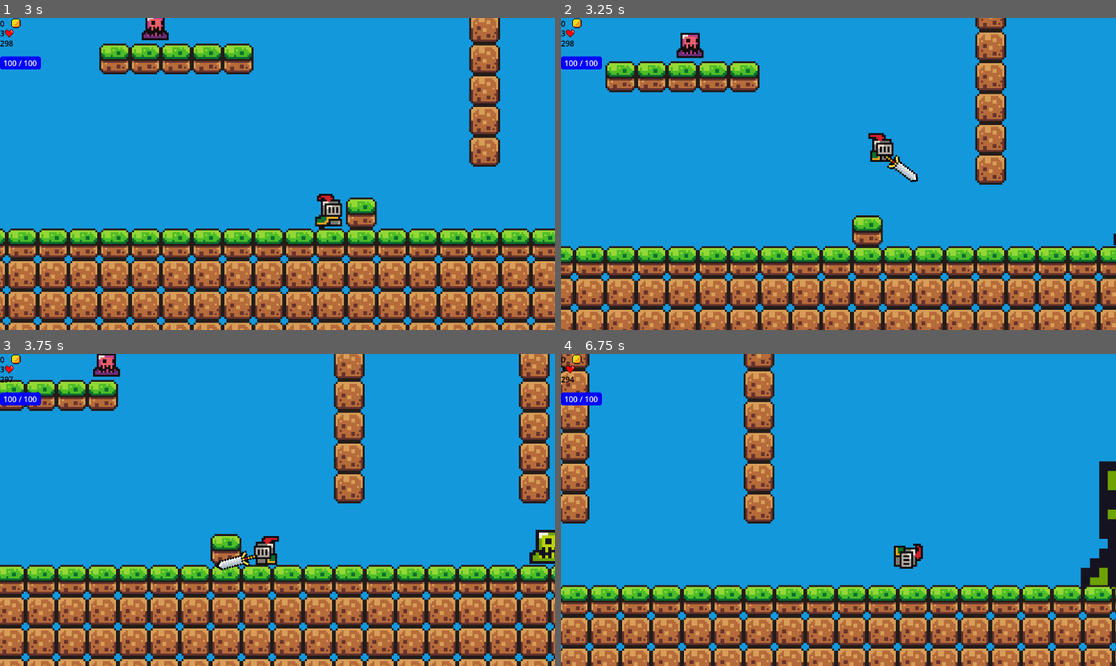
Above: before the commit, frames 1-4 (two rows, left to right).
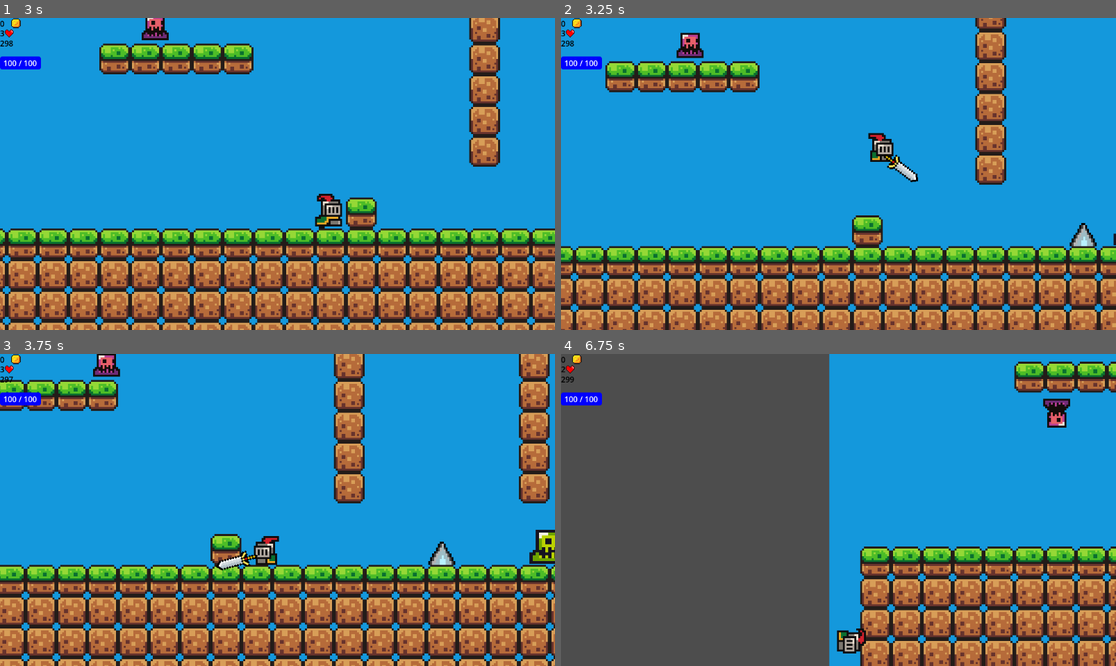
Above: after the commit, the same moments.

Repository: lolhx/Goddot-game
Game: Godot game, scene res://scene/start.tscn
Two runs of this game, one before a commit and one after it. Both use one fixed random seed, a clock stepped at 60 frames per second and the inputs below. Sound files missing from this copy of the repository are replaced by a short silence.
Inputs (mouse positions are in pixels of both pictures, inside the frame that each line leads up to):
- Up to frame 1 (3 s): click "Start" at 0.5 s; click "Test" at 1.25 s; move the mouse to (399, 158) at 2.02 s; hold D (right) from 2.03 s (still down); click (399, 158) at 2.1 s; tap Space (jump) at 2.27 s; tap F (dash) at 2.3, 2.85 s; move the mouse to (166, 189) at 2.77 s
- Up to frame 2 (3.25 s): keep holding D (right); tap Space (jump) at 3.02 s; click (727, 189) at 3.05 s
- Up to frame 3 (3.75 s): move the mouse to (333, 441) at 3.52 s; release D (right) at 3.53 s; hold A (left) from 3.53 s (still down); click (333, 441) at 3.6 s
- Up to frame 4 (6.75 s): tap F (dash) at 3.8, 4.35, 5.3, 6.6 s; move the mouse to (810, 572) at 4.27 s; release A (left) at 4.28 s; hold D (right) 4.28-5.78 s; tap Space (jump) at 4.52, 5.27, 6.02 s; click (810, 572) at 4.55 s; move the mouse to (1005, 556) at 5.02 s; tap J (fire) at 5.1 s; move the mouse to (672, 463) at 5.77 s; hold A (left) 5.78-6.53 s; click (672, 463) at 5.85 s; move the mouse to (866, 510) at 6.52 s; hold D (right) from 6.53 s (still down)

Frame 1 is identical in both runs. In frame 2, 0.2% of the frame differs, in the area x 91-97%, y 65-74%; in frame 3, 0.2%; in frame 4, 68%, in the area x 0-100%, y 0-100%.

Commit message:
half working spike pogo

Diff:
--- a/scene/new_game.tscn
+++ b/scene/new_game.tscn
@@ -7,6 +7,7 @@
 [ext_resource type="PackedScene" uid="uid://dwip2t8pt0ndi" path="res://scene/timer.tscn" id="5_0sx51"]
 [ext_resource type="PackedScene" uid="uid://d1p4ndp0hp75n" path="res://scene/Crawler.tscn" id="6_0sx51"]
 [ext_resource type="PackedScene" uid="uid://sooe10o1ner8" path="res://scene/killzone.tscn" id="7_v0n8y"]
+[ext_resource type="PackedScene" uid="uid://2tfjjyy2wy5h" path="res://scene/spike.tscn" id="8_hdrd1"]
 
 [sub_resource type="TileSetAtlasSource" id="TileSetAtlasSource_ned08"]
 texture = ExtResource("2_d2m8j")
@@ -396,3 +397,6 @@
 [node name="CollisionShape2D" type="CollisionShape2D" parent="Killzone" unique_id=287529489]
 position = Vector2(51, 185)
 shape = SubResource("WorldBoundaryShape2D_hdrd1")
+
+[node name="spike" parent="." unique_id=854516365 instance=ExtResource("8_hdrd1")]
+position = Vector2(328, 168)
--- a/scene/spike.tscn
+++ b/scene/spike.tscn
@@ -6,13 +6,13 @@
 [sub_resource type="CircleShape2D" id="CircleShape2D_y8501"]
 radius = 5.0
 
-[node name="spike" type="Node2D"]
+[node name="spike" type="Node2D" unique_id=854516365]
 
-[node name="Sprite2D" type="Sprite2D" parent="."]
+[node name="Sprite2D" type="Sprite2D" parent="." unique_id=1379158150]
 texture = ExtResource("1_f24d7")
 
-[node name="Killzone" parent="." instance=ExtResource("2_ijk03")]
+[node name="Killzone" parent="." unique_id=1800491384 instance=ExtResource("2_ijk03")]
 
-[node name="CollisionShape2D" type="CollisionShape2D" parent="Killzone"]
+[node name="CollisionShape2D" type="CollisionShape2D" parent="Killzone" unique_id=1711204043]
 position = Vector2(0, 3)
 shape = SubResource("CircleShape2D_y8501")
--- a/scripts/killzone.gd
+++ b/scripts/killzone.gd
@@ -1,15 +1,16 @@
 extends Area2D
-
 
 @onready var timer: Timer = $Timer
 
 func _on_body_entered(body):
 	if body.name == "player":
-		# --- NEW CHECK ---
-		# If time is already slowed, the player is already dead. Stop here.
+		# --- NEW: Check if the player is currently Pogoing ---
+		if body.is_pogo_attack:
+			return # Do nothing! The player is safe while pogoing.
+
+		# If not pogoing, proceed with death logic...
 		if Engine.time_scale != 1.0:
 			return
-		# -----------------
 
 		print("you died")
 		Engine.time_scale = 0.5
--- a/scripts/player.gd
+++ b/scripts/player.gd
@@ -252,11 +252,13 @@
 # --- HIT DETECTION ---
 func _on_sword_area_area_entered(area):
 	var enemy = area.get_parent()
+
+	# Check if we hit an enemy
 	if enemy.has_method("take_damage"):
 		# PASS 'global_position' SO THE ENEMY KNOWS WHERE WE ARE!
 		enemy.take_damage(Global.sword_damage, global_position)
 
-		# Player Recoil (Your existing bounce logic)
+		# Player Recoil
 		if is_pogo_attack:
 			velocity.y = -400
 			cand_dash = true
@@ -264,6 +266,21 @@
 			if animated_sprite.flip_h == false: velocity.x = -300
 			else: velocity.x = 300
 
+	# --- NEW SPIKE BOUNCE LOGIC ---
+	elif area.is_in_group("spike") and is_pogo_attack:
+		# Launch the player up!
+		velocity.y = -600
+		cand_dash = true
+
+		# Briefly turn off the player's main collision so they don't die instantly
+		$CollisionShape2D.set_deferred("disabled", true)
+
+		# Wait 0.1 seconds (just enough time to bounce away)
+		await get_tree().create_timer(0.1).timeout
+
+		# Turn the collision back on
+		$CollisionShape2D.set_deferred("disabled", false)
+
 func _on_sword_area_body_entered(body):
 	if body.has_method("take_damage"):
 		body.take_damage(Global.sword_damage)
Not shown: 1 places in scene/spike.tscn that only renumber resources
